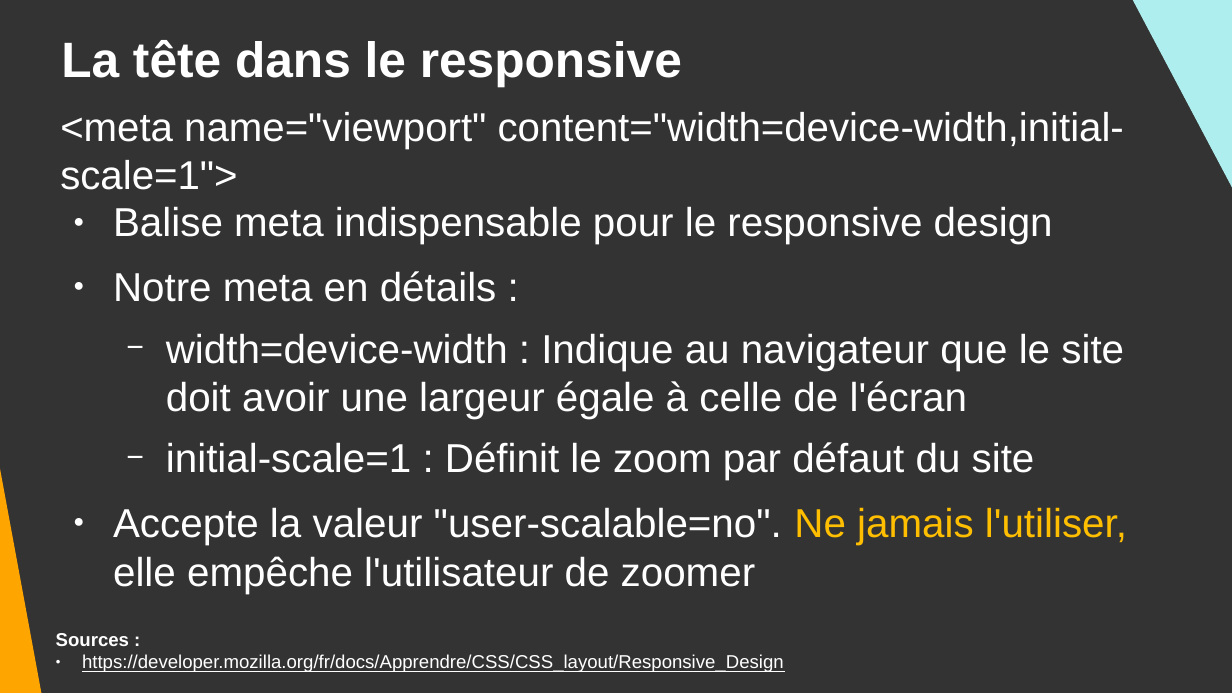
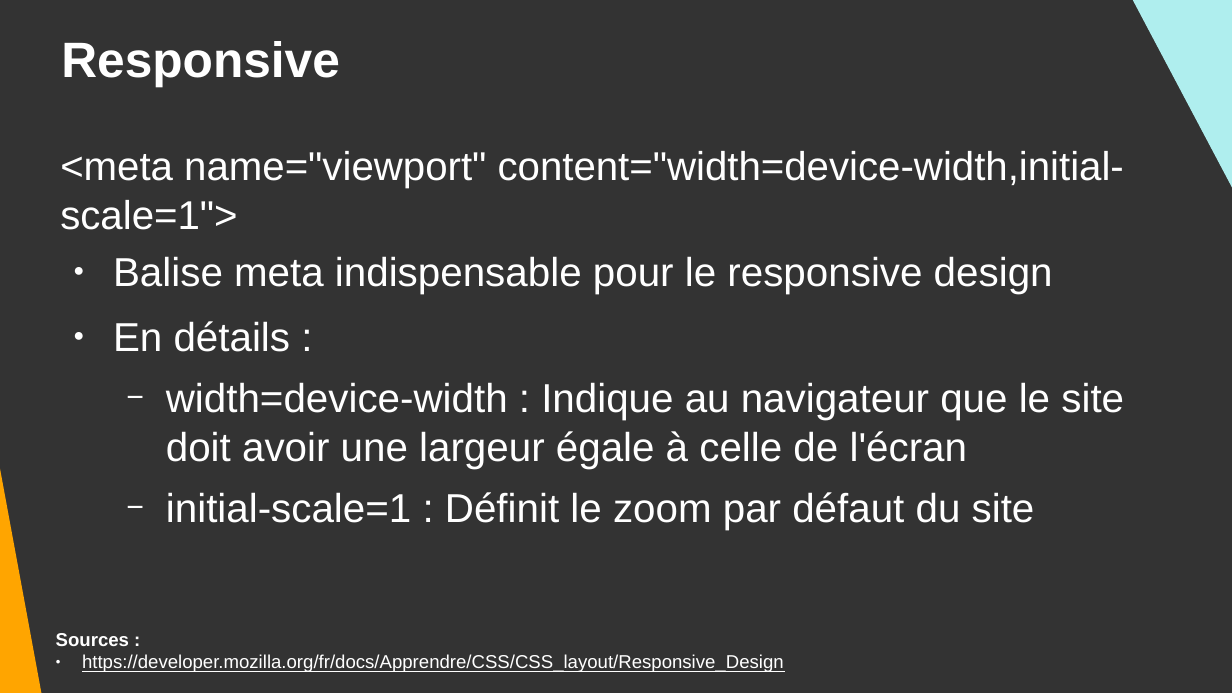
Before and after one commit to DanYellow/cours, a slide deck: slide 19 of integration-web-s3/travaux-pratiques/numero-2/presentation.odp. Drawn at 1232x693 pixels with LibreOffice and Linux fonts; fonts in the diff are those of the drawing. Boxes give left, top, right and bottom in pixels: in the first picture for what was removed or moved away, otherwise in the second. Text is boxed around its words. In the diff, an @@ line names an element or a change of style, - is before the commit and + after.

Commit message:
integration-web-s3 - Update tp#2 content

```diff
--- a/integration-web-s3/travaux-pratiques/numero-2/presentation.odp
+++ b/integration-web-s3/travaux-pratiques/numero-2/presentation.odp
@@ title at (61, 41, 340, 86): text changed @@
-La tête dans le responsive
+Responsive
@@ text "<meta name="viewport" content="width=device-width,initial-sc ...": place and size @@
-text "<meta name="viewport" content="width=device-width,initial-sc ..." at (60, 112, 1124, 190)
+text "<meta name="viewport" content="width=device-width,initial-sc ..." at (60, 151, 1124, 230)
@@ text "Balise meta indispensable pour le ...": place and size @@
-text "Balise meta indispensable pour le ..." at (113, 206, 1127, 594)
+text "Balise meta indispensable pour le ..." at (113, 256, 1124, 530)
@@ text at (113, 321, 291, 352): text changed @@
-● Notre meta en détails :
+● En détails :
@@ text at (113, 507, 1127, 594): paragraph removed @@
-● Accepte la valeur "user-scalable=no". Ne jamais l'utiliser, elle empêche l'utilisateur de zoomer
```
Also in this commit, not shown: 10 other slides changed, 1 other file.
